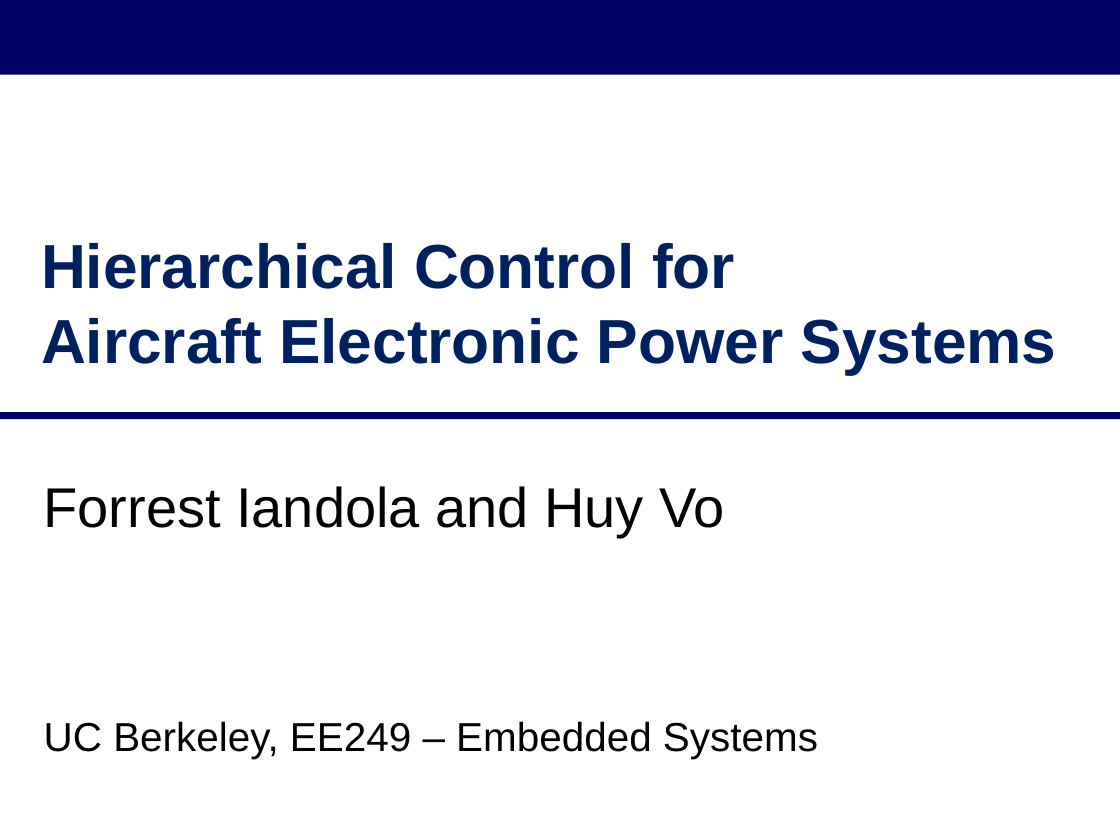
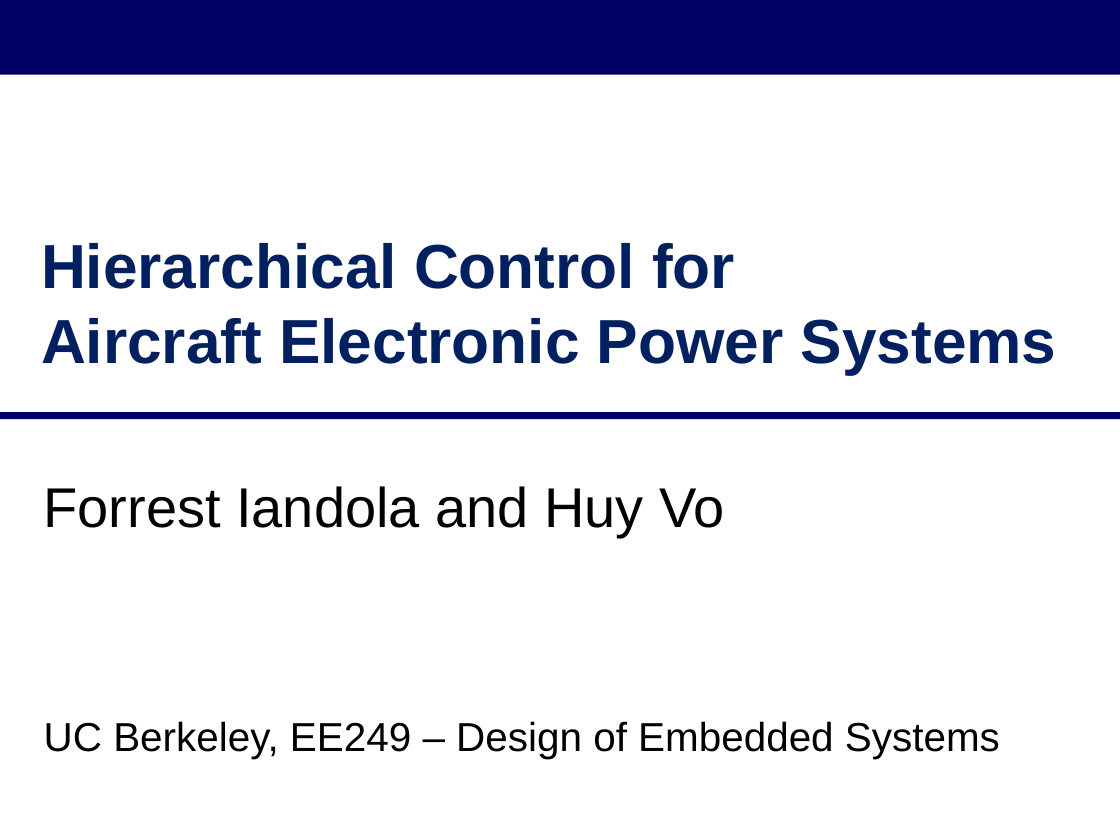
Before and after one commit to forresti/optimal_load_management, a slide deck: slide 1 of project/12-3-12_Presentation.ppt. Drawn at 1120x840 pixels with LibreOffice and Linux fonts; fonts in the diff are those of the drawing. Boxes give left, top, right and bottom in pixels: in the first picture for what was removed or moved away, otherwise in the second. Text is boxed around its words. In the diff, an @@ line names an element or a change of style, - is before the commit and + after.

```diff
--- a/project/12-3-12_Presentation.ppt
+++ b/project/12-3-12_Presentation.ppt
@@ subtitle at box(44, 721, 1000, 759): text changed @@
-UC Berkeley, EE249 – Embedded Systems
+UC Berkeley, EE249 – Design of Embedded Systems
```
